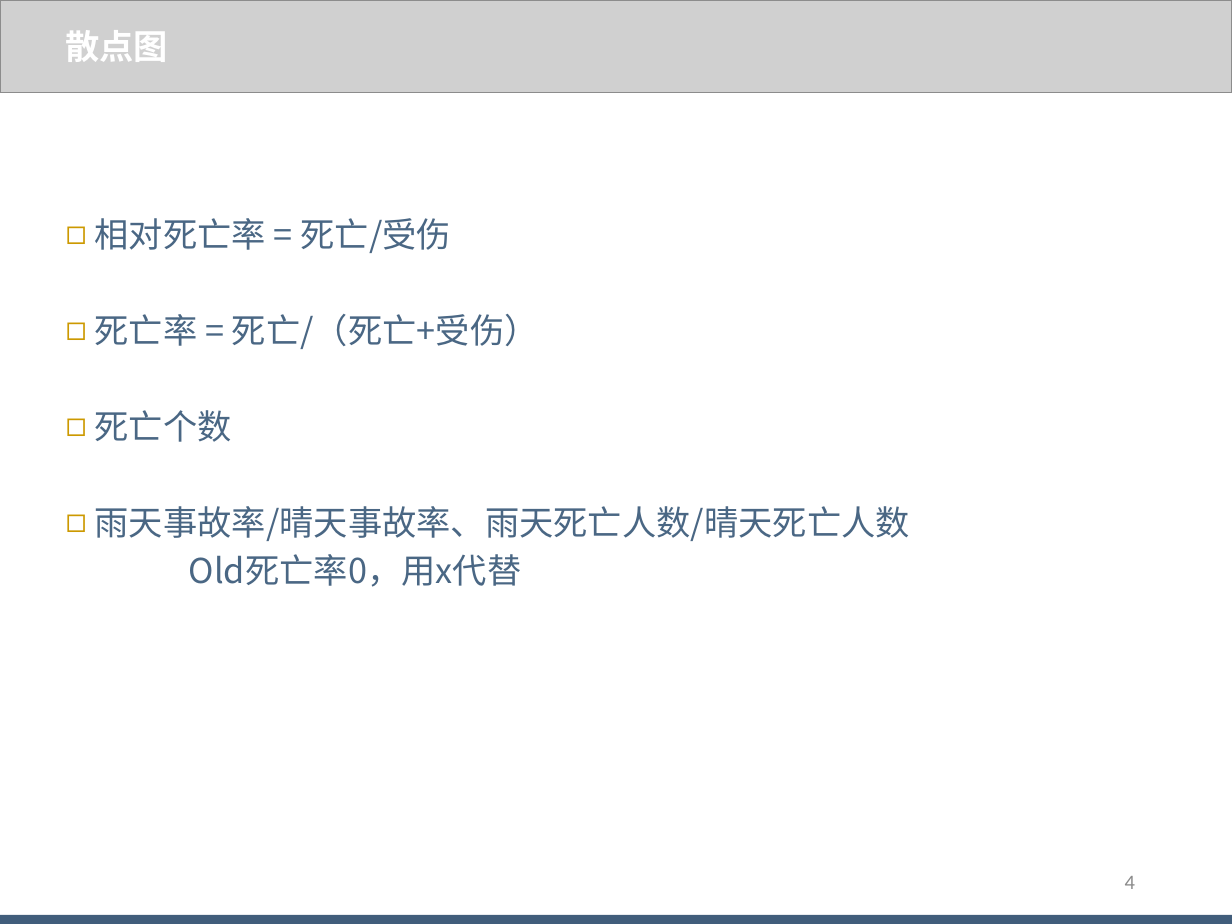
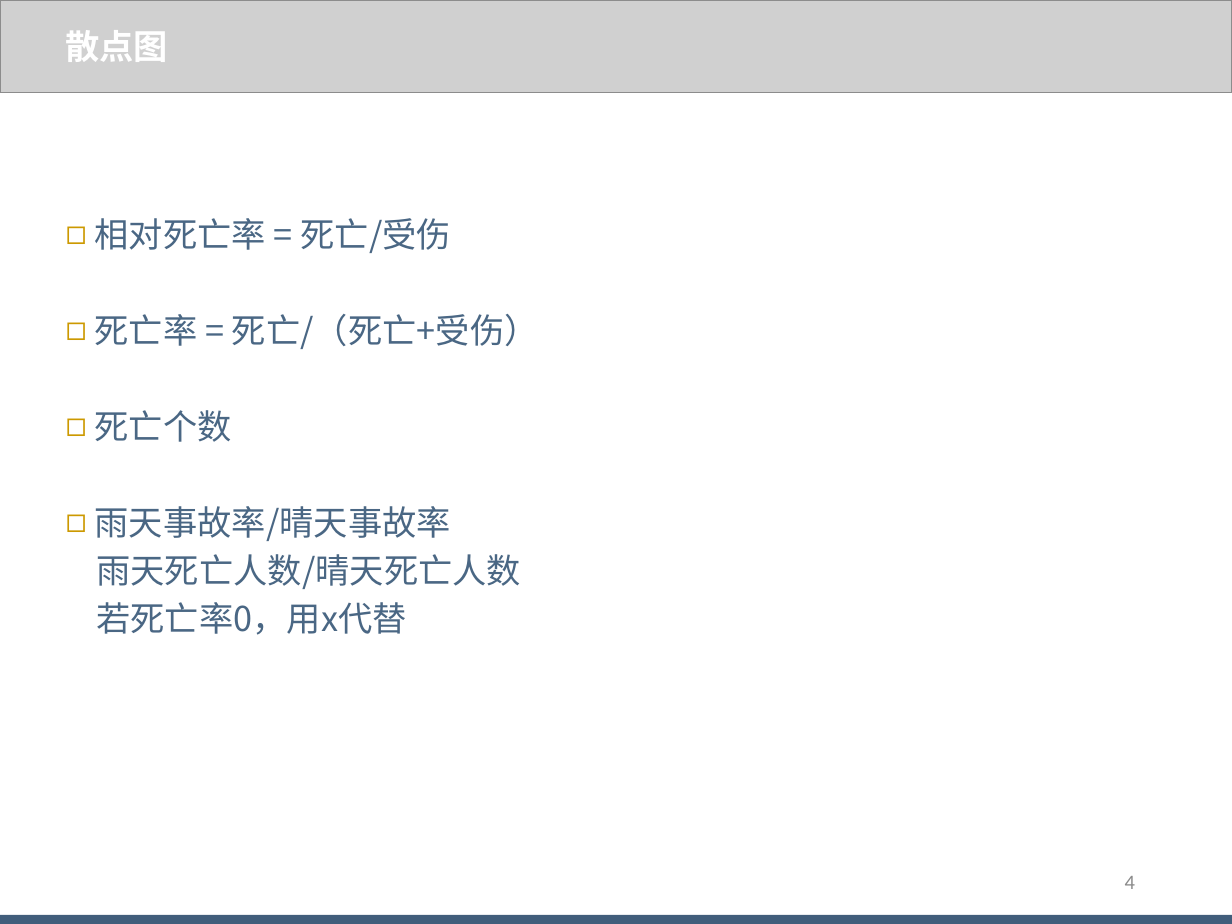
Before and after one commit to WJ-Lai/AccidentMission, a slide deck: slide 4 of 【阶段性汇报】/20180729/阶段性汇报_赖伟鉴_20180729.pptx. Drawn at 1232x924 pixels with LibreOffice and Linux fonts; fonts in the diff are those of the drawing; grey boxes stand for pictures. Boxes give left, top, right and bottom in pixels: in the first picture for what was removed or moved away, otherwise in the second. Text is boxed around its words. In the diff, an @@ line names an element or a change of style, - is before the commit and + after.

```diff
--- a/【阶段性汇报】/20180729/阶段性汇报_赖伟鉴_20180729.pptx
+++ b/【阶段性汇报】/20180729/阶段性汇报_赖伟鉴_20180729.pptx
@@ text at [95, 506, 521, 635]: text changed @@
-◻ 雨天事故率/晴天事故率、雨天死亡人数/晴天死亡人数
-Old死亡率0，用x代替
+◻ 雨天事故率/晴天事故率
+雨天死亡人数/晴天死亡人数
+若死亡率0，用x代替
```
Also in this commit, not shown: 5 other slides changed, 6 slides added, 56 other files.
